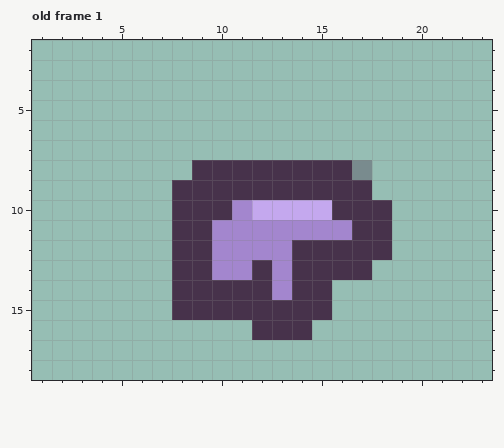
One commit to this pixel-art file: art/weapons/frenzy-ingame.aseprite. The first picture shows the starting point.
24x24 pixels, 1 frame. Shown: old frame 1: x 1..23, y 2..18. The commit also changed other frames, which this record leaves out.
The same view after the edit:
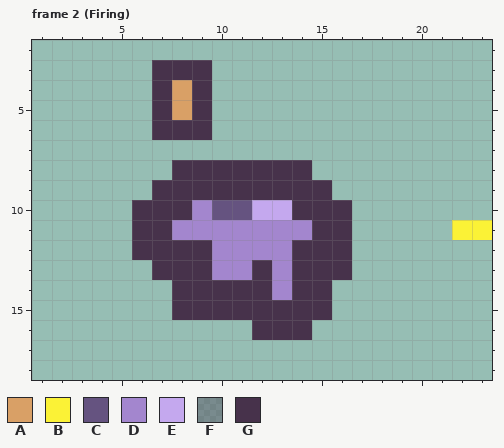
Palette (. is transparent): A #d9a066  B #fbf236  C #655380  D #a386ce  E #c4a8ee  F #47324b5c  G #47324b
A new or re-ordered frame is compared with the old frame closest to it.
Diff:
frames 1 -> 3
layer "Layer 1" removed
Frame 2 (Firing) is new; against old frame 1:
y 3: x 7..9 ... -> GGG
y 4..5: x 7..9 ... -> GAG
y 6: x 7..9 ... -> GGG
y 8: x 8 . -> G; x 15..17 GGF -> ...
y 9: x 7 . -> G; x 16..17 GG -> ..
y 10: x 6..7 .. -> GG; x 9..11 GGD -> DCC; x 14..15 EE -> GG; x 17..18 GG -> ..
y 11: x 6..9 ..GG -> GGDD; x 15..18 DDGG -> GG..; x 22..23 .. -> BB
y 12: x 6..7 .. -> GG; x 17..18 GG -> ..
y 13: x 7 . -> G; x 17 G -> .
Pixel boxes of the changes (left, top, right, bottom) in both pictures:
changed: (132, 60, 392, 280)
added: (452, 220, 492, 240)
